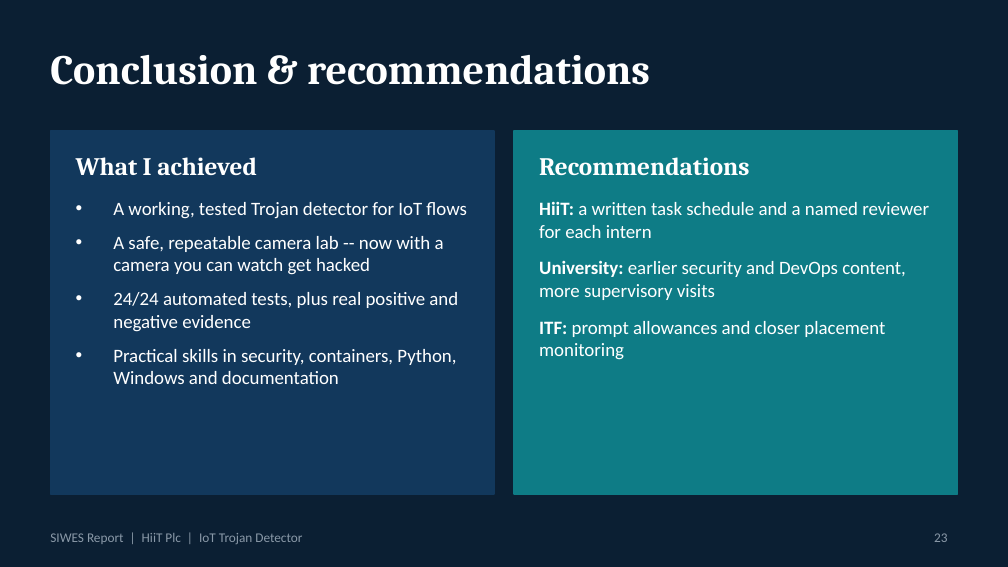
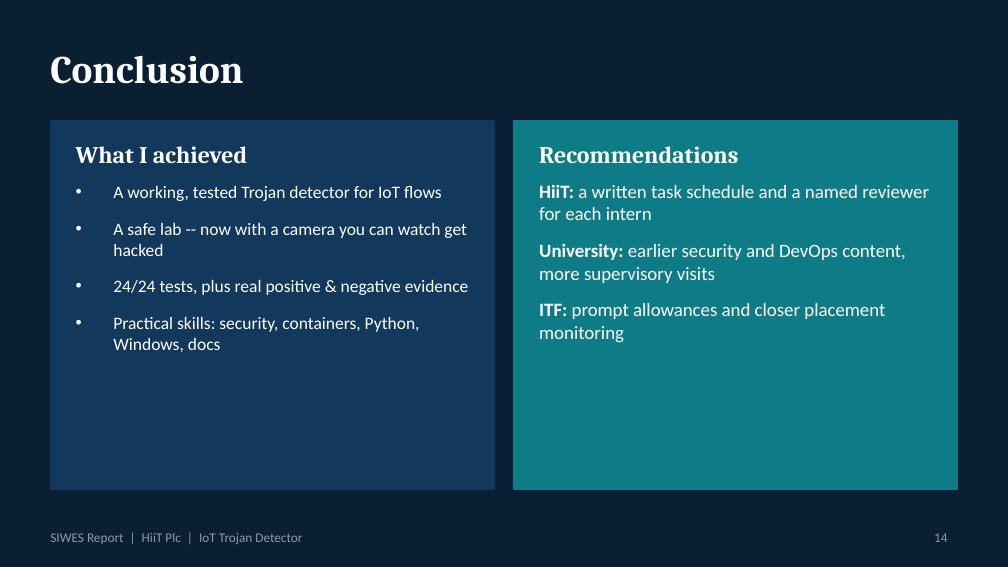
Before and after one commit to emmanuelekopimo/build-with-ai, a slide deck: slide 14 of docs/SIWES-Presentation-HiiT-Plc-IoT-Trojan-Detector.pptx (slide 23 before the commit). Drawn at 1008x567 pixels with LibreOffice and Linux fonts; fonts in the diff are those of the drawing. Boxes give left, top, right and bottom in pixels: in the first picture for what was removed or moved away, otherwise in the second. Text is boxed around its words. In the diff, an @@ line names an element or a change of style, - is before the commit and + after.

```diff
--- a/docs/SIWES-Presentation-HiiT-Plc-IoT-Trojan-Detector.pptx
+++ b/docs/SIWES-Presentation-HiiT-Plc-IoT-Trojan-Detector.pptx
@@ title at box(50, 55, 243, 84): text changed; size 30 to 28 pt @@
-Conclusion & recommendations
+Conclusion
@@ rectangle: place and size @@
-rectangle at box(50, 131, 494, 494)
+rectangle at box(50, 121, 494, 489)
@@ text "What I achieved": place and size @@
-text "What I achieved" at box(76, 157, 257, 175)
+text "What I achieved" at box(76, 146, 247, 163)
@@ text "What I achieved" at box(76, 146, 247, 163): size 18 to 17 pt @@
@@ rectangle: place and size @@
-rectangle at box(514, 131, 958, 494)
+rectangle at box(514, 121, 958, 489)
@@ text "Recommendations": place and size @@
-text "Recommendations" at box(539, 157, 749, 176)
+text "Recommendations" at box(539, 146, 738, 163)
@@ text "Recommendations" at box(539, 146, 738, 163): size 18 to 17 pt @@
@@ text "HiiT: a written task schedule ...": place and size @@
-text "HiiT: a written task schedule ..." at box(539, 201, 929, 360)
+text "HiiT: a written task schedule ..." at box(539, 184, 929, 343)
@@ text "A working, tested Trojan detector ...": place and size @@
-text "A working, tested Trojan detector ..." at box(113, 202, 466, 384)
+text "A working, tested Trojan detector ..." at box(113, 186, 469, 352)
@@ text at box(113, 186, 442, 201): size 13.5 to 12.5 pt in "A working, tested Trojan detector for IoT ..."; more space between paragraphs @@
@@ text at box(113, 223, 469, 352): text changed; size 13.5 to 12.5 pt @@
-• A safe, repeatable camera lab -- now with a camera you can watch get hacked
-• 24/24 automated tests, plus real positive and negative evidence
-• Practical skills in security, containers, Python, Windows and documentation
+• A safe lab -- now with a camera you can watch get hacked
+• 24/24 tests, plus real positive & negative evidence
+• Practical skills: security, containers, Python, Windows, docs
@@ page number at box(934, 533, 947, 542): text changed @@
-23
+14
```
Also in this commit, not shown: 11 other slides changed, 2 slides added, 11 slides removed, 1 other file.
